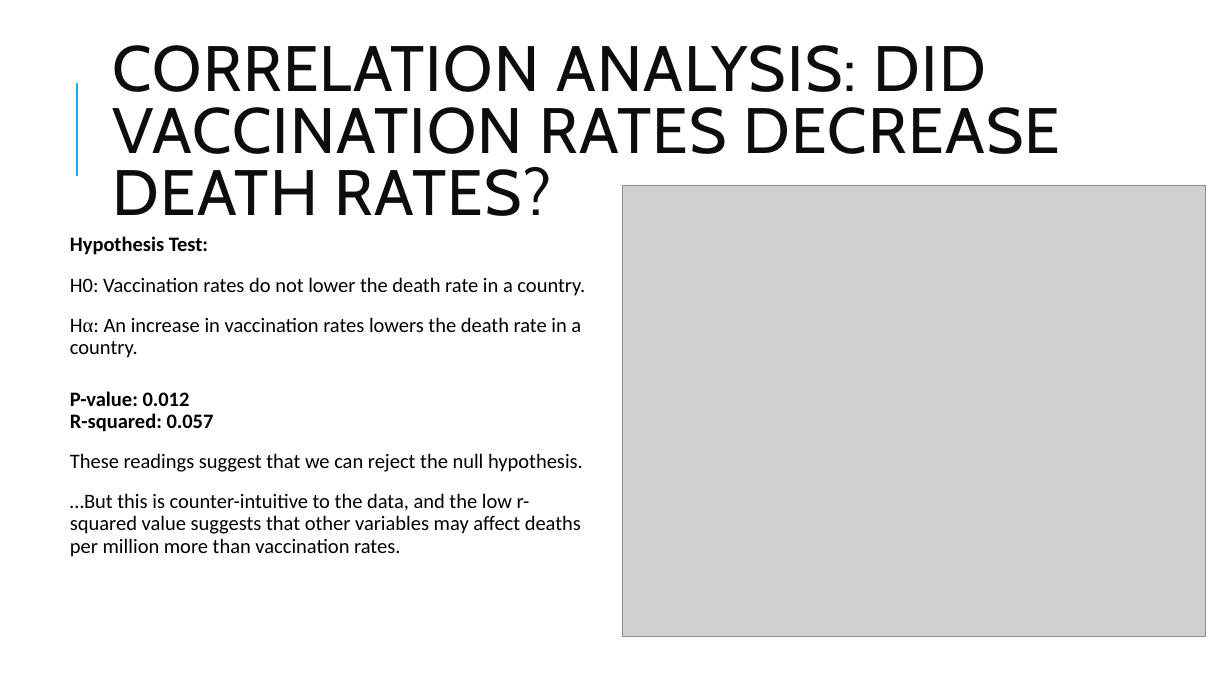
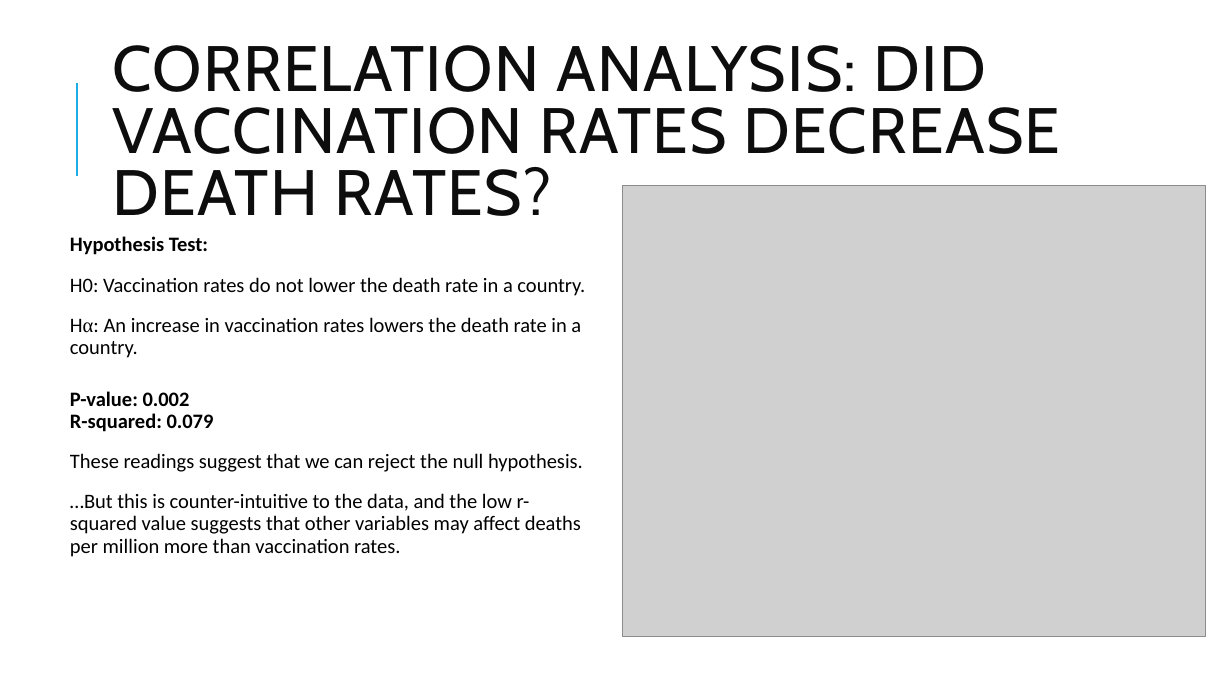
Before and after one commit to tralinde/covid_data_project, a slide deck: slide 8 of ppt/Covid Death Rates.pptx. Drawn at 1232x693 pixels with LibreOffice and Linux fonts; fonts in the diff are those of the drawing; grey boxes stand for pictures. Boxes give left, top, right and bottom in pixels: in the first picture for what was removed or moved away, otherwise in the second. Text is boxed around its words. In the diff, an @@ line names an element or a change of style, - is before the commit and + after.

Commit message:
Developing .py file and cleaned up ppt.

```diff
--- a/ppt/Covid Death Rates.pptx
+++ b/ppt/Covid Death Rates.pptx
@@ text at box(70, 391, 214, 432): text changed @@
-P-value: 0.012
-R-squared: 0.057
+P-value: 0.002
+R-squared: 0.079
```
Also in this commit, not shown: 6 other files.
